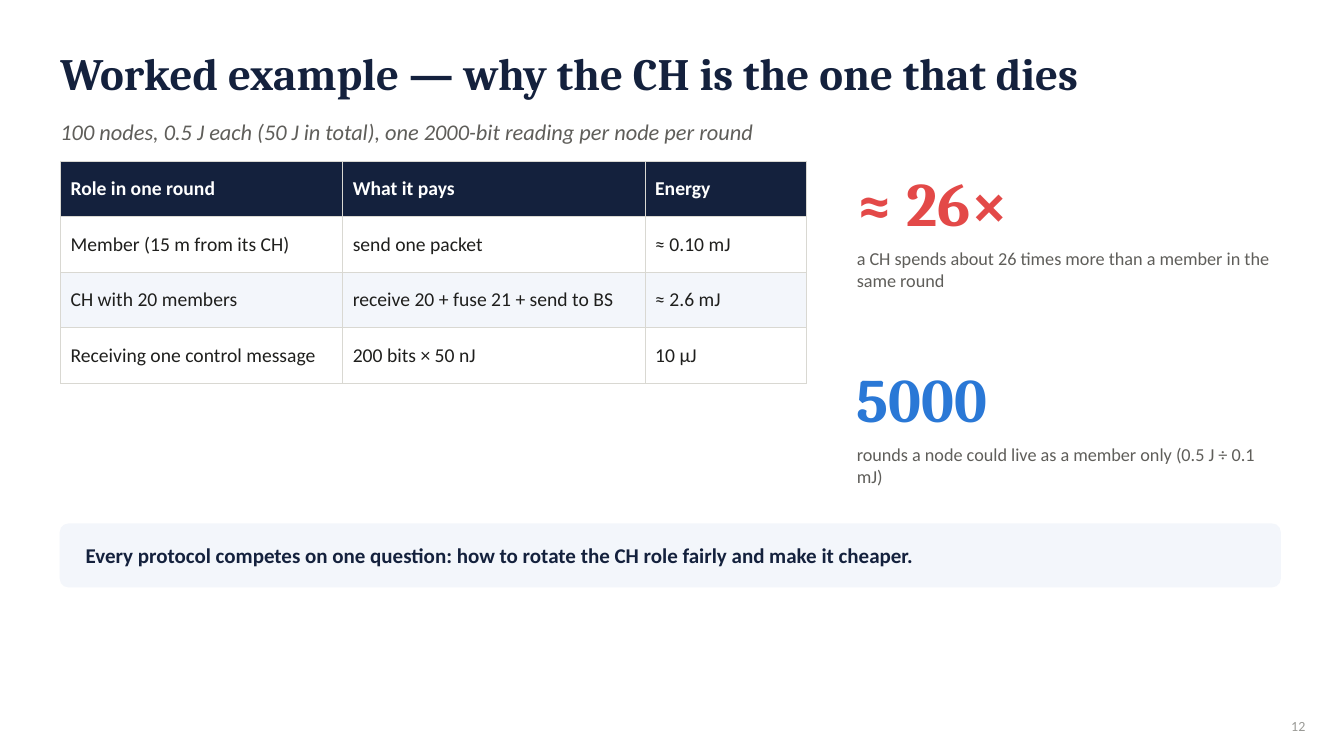
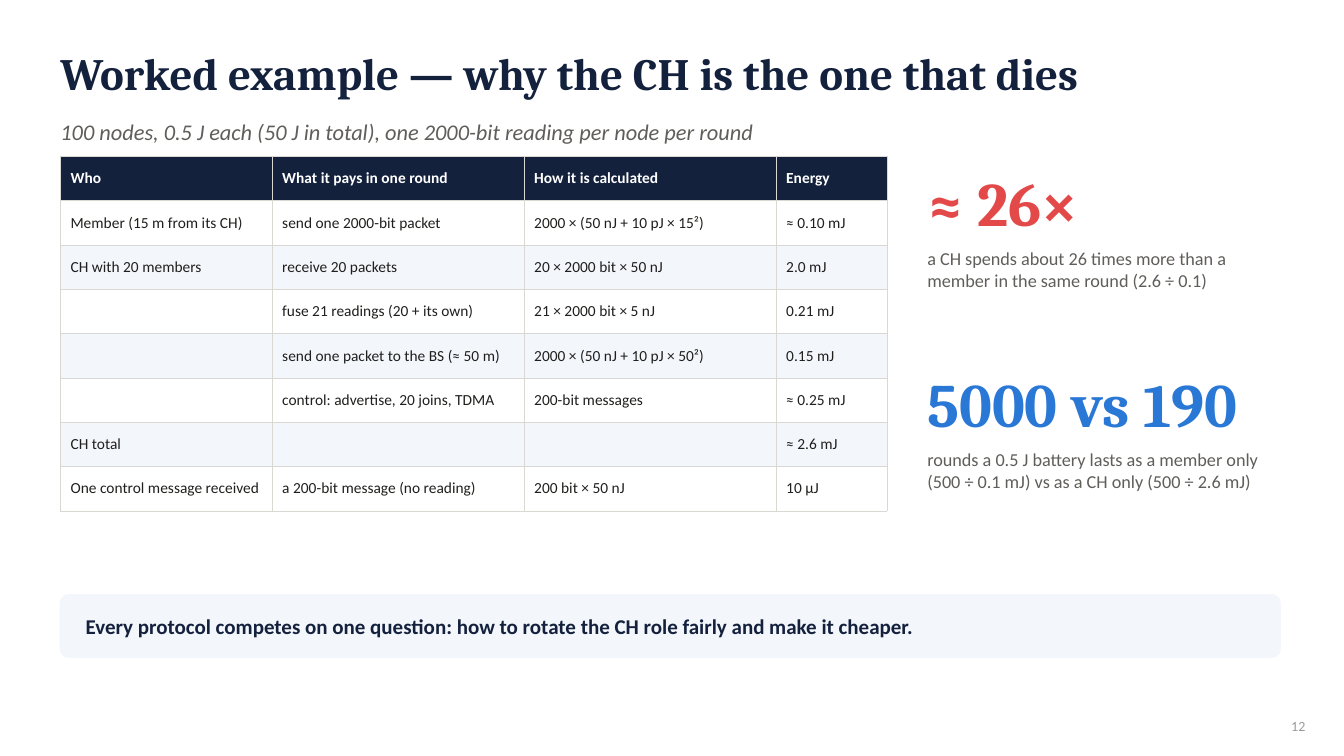
Before and after one commit to RahmaOshba/Routing-Protocols, a slide deck: slide 12 of thesis-final/Thesis_Defense_v8-Chain.pptx. Drawn at 1344x756 pixels with LibreOffice and Linux fonts; fonts in the diff are those of the drawing. Boxes give left, top, right and bottom in pixels: in the first picture for what was removed or moved away, otherwise in the second. Text is boxed around its words. In the diff, an @@ line names an element or a change of style, - is before the commit and + after.

```diff
--- a/thesis-final/Thesis_Defense_v8-Chain.pptx
+++ b/thesis-final/Thesis_Defense_v8-Chain.pptx
@@ table at bbox=[60, 156, 887, 500] @@
-Role in one round | What it pays | Energy
-Member (15 m from its CH) | send one packet | ≈ 0.10 mJ
-CH with 20 members | receive 20 + fuse 21 + send to BS | ≈ 2.6 mJ
-Receiving one control message | 200 bits × 50 nJ | 10 µJ
+Who | What it pays in one round | How it is calculated | Energy
+Member (15 m from its CH) | send one 2000-bit packet | 2000 × (50 nJ + 10 pJ × 15²) | ≈ 0.10 mJ
+CH with 20 members | receive 20 packets | 20 × 2000 bit × 50 nJ | 2.0 mJ
+ | fuse 21 readings (20 + its own) | 21 × 2000 bit × 5 nJ | 0.21 mJ
+ | send one packet to the BS (≈ 50 m) | 2000 × (50 nJ + 10 pJ × 50²) | 0.15 mJ
+ | control: advertise, 20 joins, TDMA | 200-bit messages | ≈ 0.25 mJ
+CH total |  |  | ≈ 2.6 mJ
+One control message received | a 200-bit message (no reading) | 200 bit × 50 nJ | 10 µJ
@@ table: place and size @@
-table at bbox=[60, 161, 807, 370]
+table at bbox=[60, 156, 887, 500]
@@ text "≈ 26×": place and size @@
-text "≈ 26×" at bbox=[907, 184, 1008, 227]
+text "≈ 26×" at bbox=[977, 184, 1078, 227]
@@ text at bbox=[927, 252, 1226, 290]: text changed @@
-a CH spends about 26 times more than a member in the same round
+a CH spends about 26 times more than a member in the same round (2.6 ÷ 0.1)
@@ text at bbox=[927, 385, 1237, 428]: text changed @@
-5000
+5000 vs 190
@@ text at bbox=[927, 453, 1258, 491]: text changed @@
-rounds a node could live as a member only (0.5 J ÷ 0.1 mJ)
+rounds a 0.5 J battery lasts as a member only (500 ÷ 0.1 mJ) vs as a CH only (500 ÷ 2.6 mJ)
@@ rounded rectangle: place and size @@
-rounded rectangle at bbox=[60, 524, 1280, 587]
+rounded rectangle at bbox=[60, 595, 1280, 657]
@@ text "Every protocol competes on one ...": place and size @@
-text "Every protocol competes on one ..." at bbox=[86, 548, 913, 567]
+text "Every protocol competes on one ..." at bbox=[86, 619, 913, 638]
```
Also in this commit, not shown: 1 other slide changed, 1 other file.
